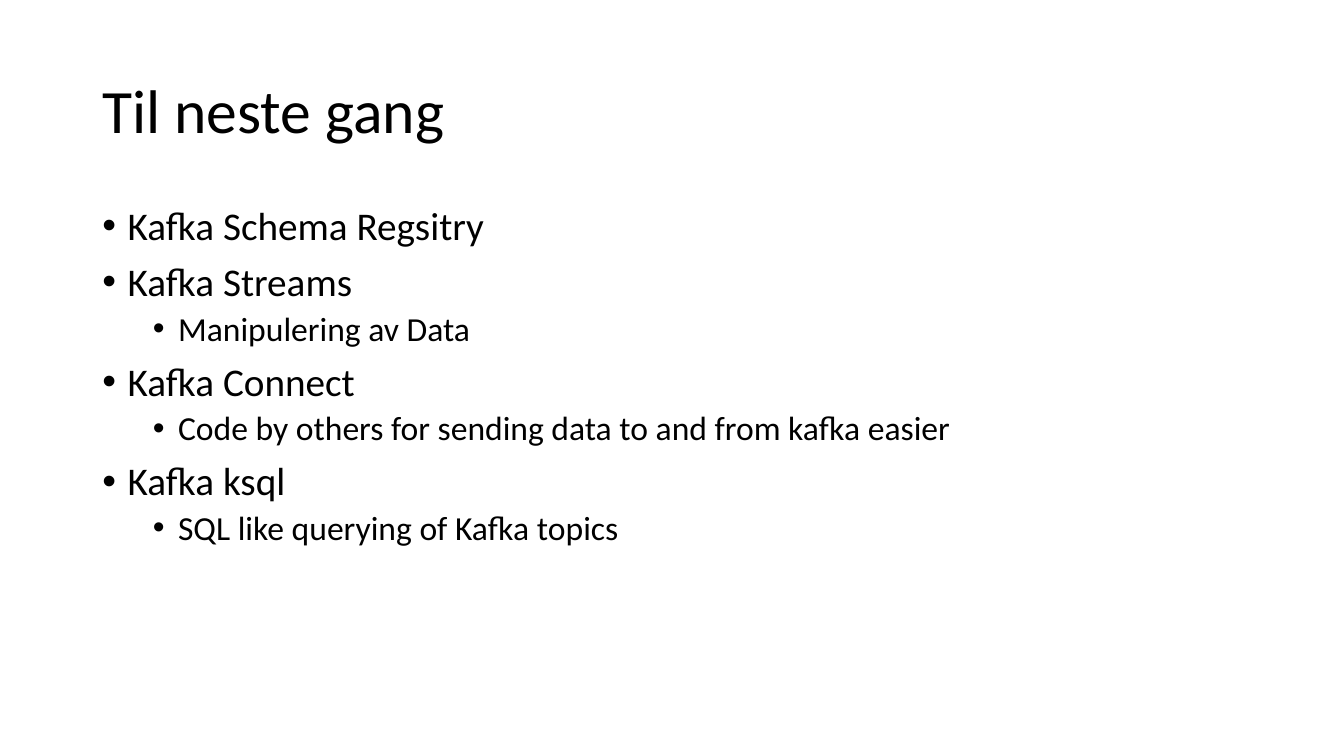
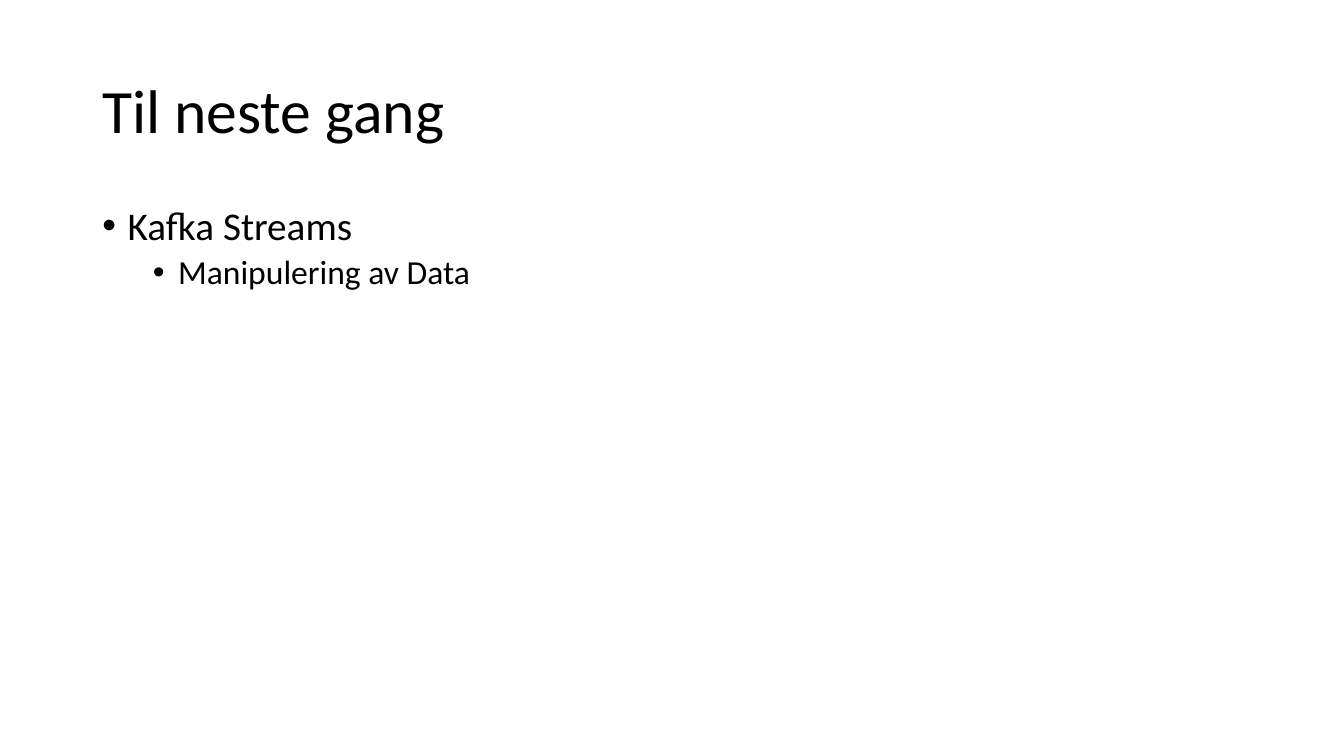
Before and after one commit to fortedigital/cg-kafka, a slide deck: slide 27 of workshop2/Kafka - 102.pptx. Drawn at 1344x756 pixels with LibreOffice and Linux fonts; fonts in the diff are those of the drawing. Boxes give left, top, right and bottom in pixels: in the first picture for what was removed or moved away, otherwise in the second. Text is boxed around its words. In the diff, an @@ line names an element or a change of style, - is before the commit and + after.

Commit message:
update presentation

```diff
--- a/workshop2/Kafka - 102.pptx
+++ b/workshop2/Kafka - 102.pptx
@@ text at [128,212,484,247]: paragraph removed @@
-• Kafka Schema Regsitry
@@ text at [128,368,950,546]: paragraphs removed @@
-• Kafka Connect
-  • Code by others for sending data to and from kafka easier
-• Kafka ksql
-  • SQL like querying of Kafka topics
```
Also in this commit, not shown: 1 other slide changed.
